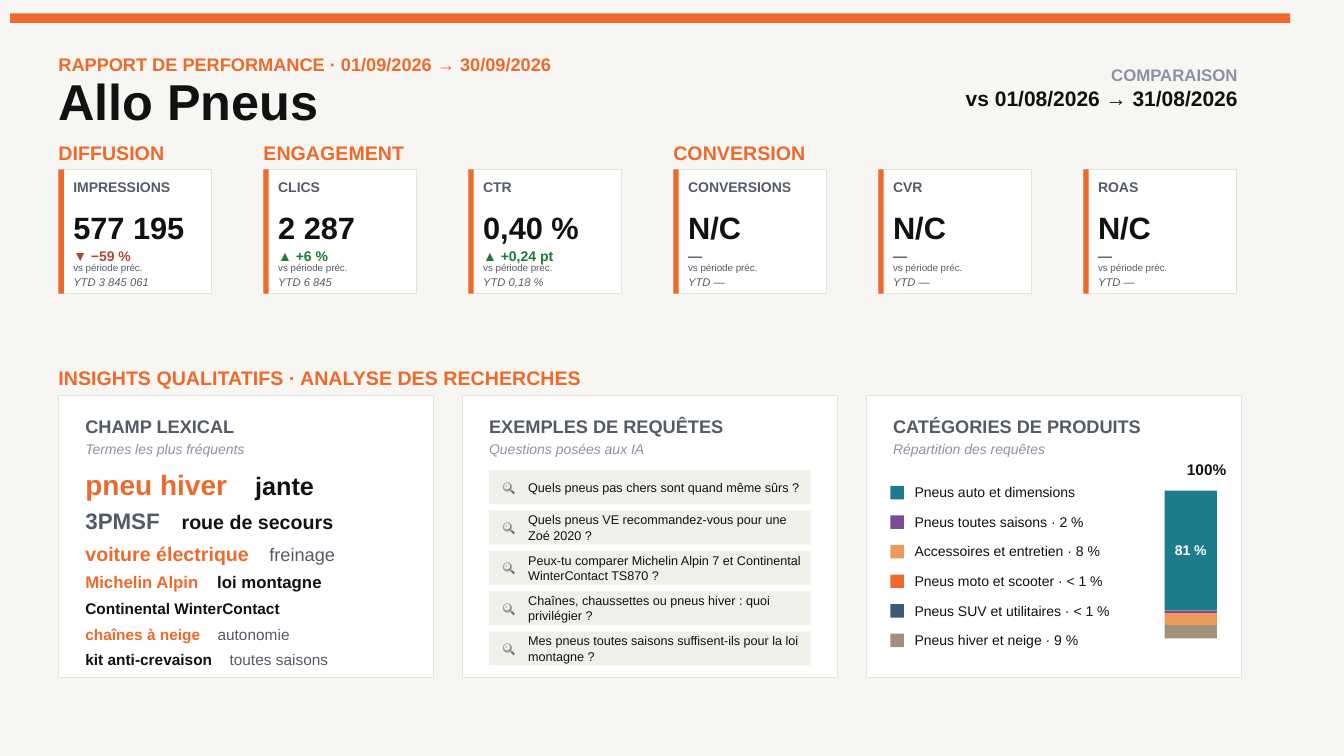
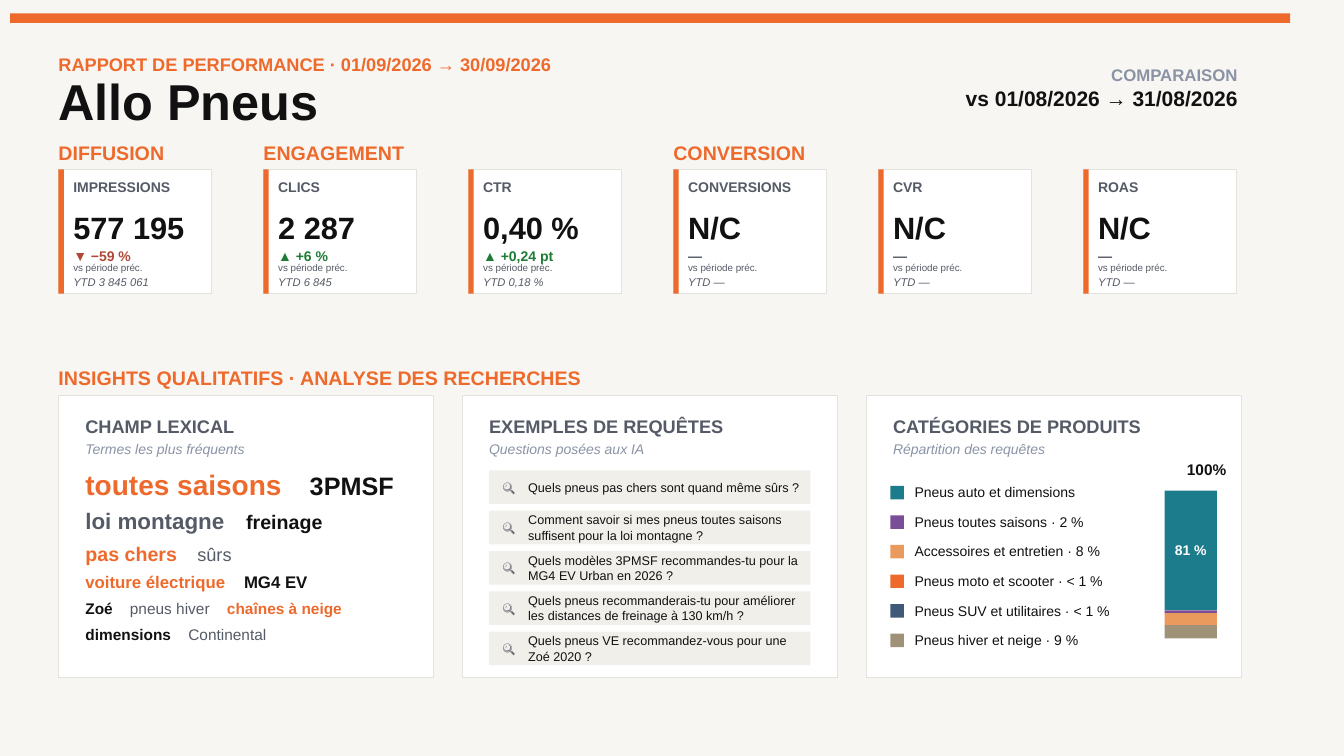
Before and after one commit to stephanemonmarson-creator/Lemrock, a slide deck: slide 3 of rapports/septembre/121026_Customer Success_Septembre 26.pptx. Drawn at 1344x756 pixels with LibreOffice and Linux fonts; fonts in the diff are those of the drawing. Boxes give left, top, right and bottom in pixels: in the first picture for what was removed or moved away, otherwise in the second. Text is boxed around its words. In the diff, an @@ line names an element or a change of style, - is before the commit and + after.

```diff
--- a/rapports/septembre/121026_Customer Success_Septembre 26.pptx
+++ b/rapports/septembre/121026_Customer Success_Septembre 26.pptx
@@ text at box(85, 474, 394, 640): text changed; text colour #111111 to #EE6A2C @@
-pneu hiver jante
-3PMSF roue de secours
-voiture électrique freinage
-Michelin Alpin loi montagne
-Continental WinterContact
-chaînes à neige autonomie
-kit anti-crevaison toutes saisons
+toutes saisons 3PMSF
+loi montagne freinage
+pas chers sûrs
+voiture électrique MG4 EV
+Zoé pneus hiver chaînes à neige
+dimensions Continental
@@ text at box(528, 515, 782, 543): text changed @@
-Quels pneus VE recommandez-vous pour une Zoé 2020 ?
+Comment savoir si mes pneus toutes saisons suffisent pour la loi montagne ?
@@ text at box(528, 555, 798, 580): text changed @@
-Peux-tu comparer Michelin Alpin 7 et Continental WinterContact TS870 ?
+Quels modèles 3PMSF recommandes-tu pour la MG4 EV Urban en 2026 ?
@@ text at box(528, 595, 796, 623): text changed @@
-Chaînes, chaussettes ou pneus hiver : quoi privilégier ?
+Quels pneus recommanderais-tu pour améliorer les distances de freinage à 130 km/h ?
@@ text at box(528, 636, 787, 661): text changed @@
-Mes pneus toutes saisons suffisent-ils pour la loi montagne ?
+Quels pneus VE recommandez-vous pour une Zoé 2020 ?
```
Also in this commit, not shown: 1 other slide changed, 4 other files.
